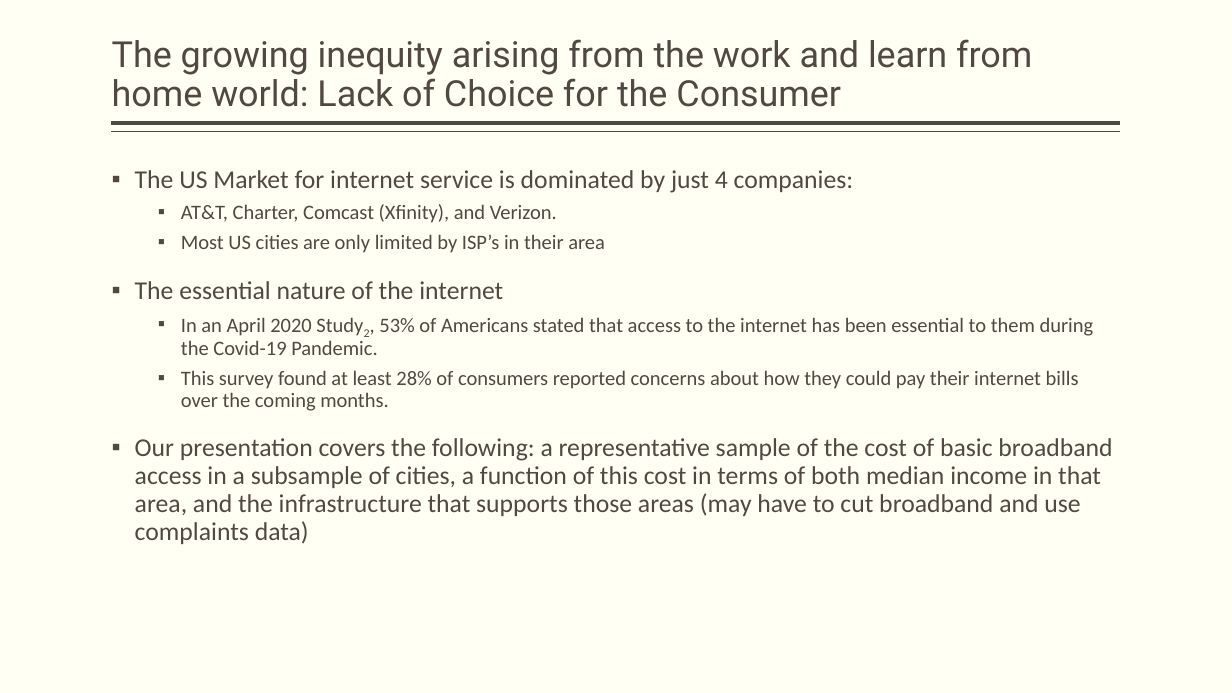
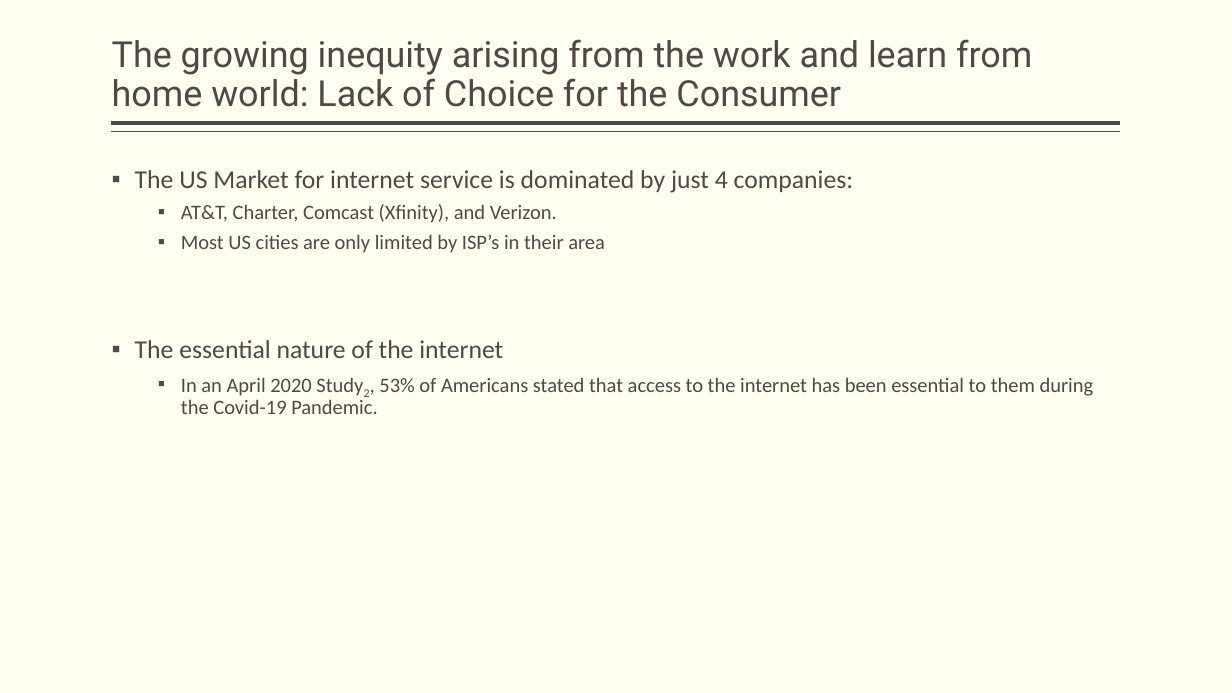
Before and after one commit to vsmolina/fiber_group, a slide deck: slide 4 of reports/Fiber_Group_Presenetation.pptx. Drawn at 1232x693 pixels with LibreOffice and Linux fonts; fonts in the diff are those of the drawing. Boxes give left, top, right and bottom in pixels: in the first picture for what was removed or moved away, otherwise in the second. Text is boxed around its words. In the diff, an @@ line names an element or a change of style, - is before the commit and + after.

Commit message:
update pp

```diff
--- a/reports/Fiber_Group_Presenetation.pptx
+++ b/reports/Fiber_Group_Presenetation.pptx
@@ text at (135,370,1112,544): paragraphs removed @@
-  ▪ This survey found at least 28% of consumers reported concerns about how they could pay their internet bills over the coming months.
-▪ Our presentation covers the following: a representative sample of the cost of basic broadband access in a subsample of cities, a function of this cost in terms of both median income in that area, and the infrastructure that supports those areas (may have to cut broadband and use complaints data)
```
Also in this commit, not shown: 1 other slide changed.
